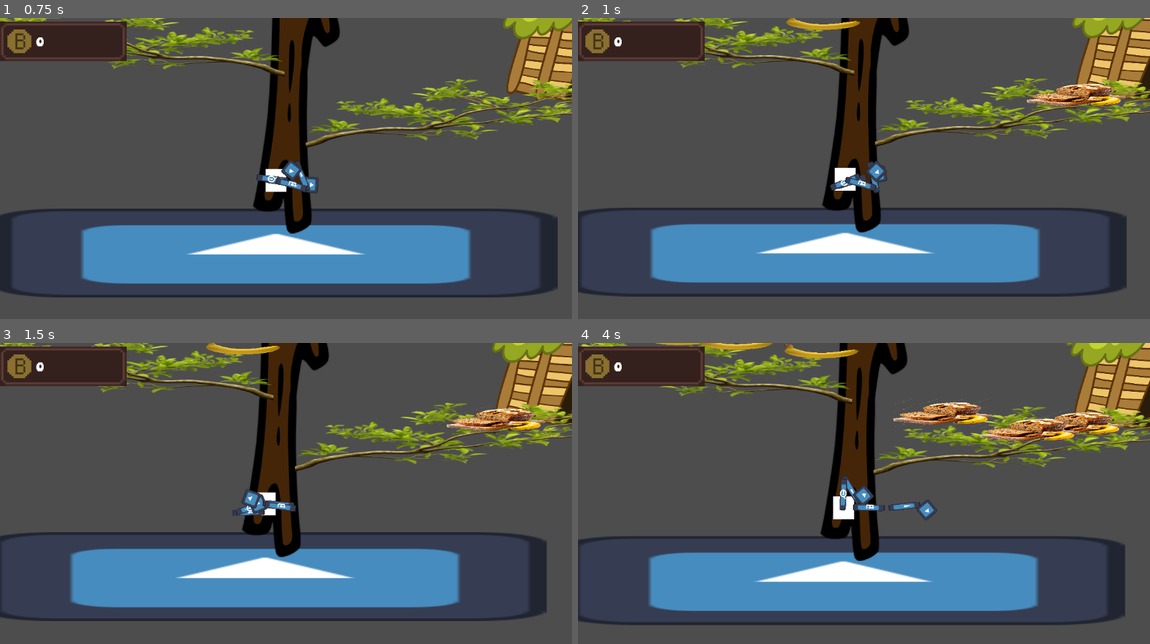
Above: before the commit, frames 1-4 (two rows, left to right).
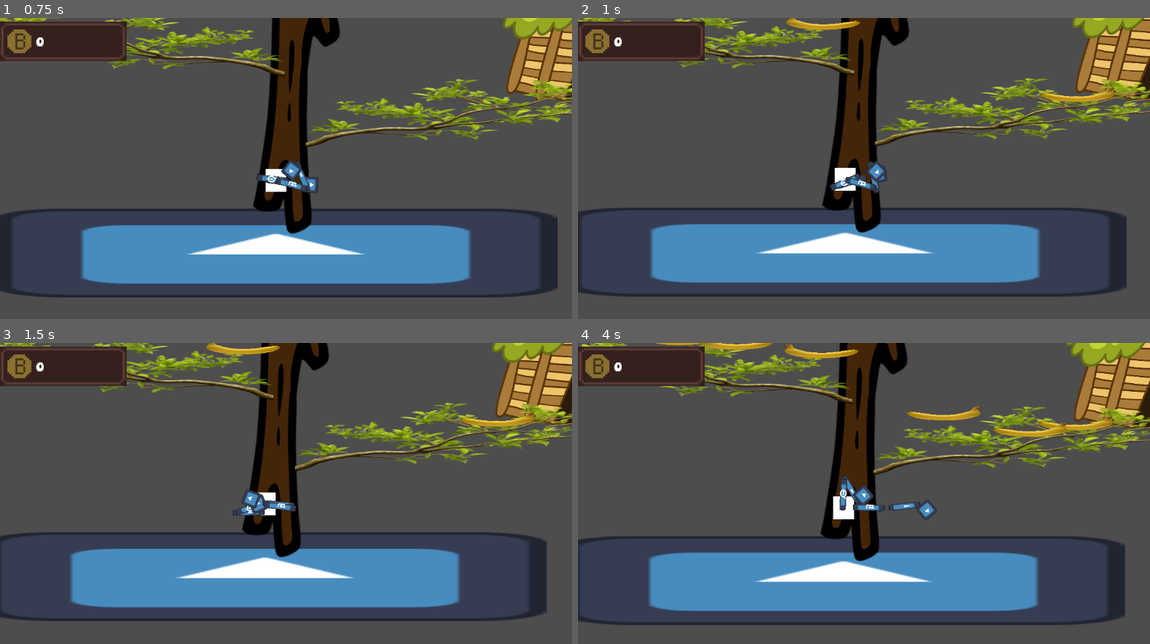
Above: after the commit, the same moments.

Repository: xjalder/banana-bar-bistro
Game: Godot game, scene res://logic/main.tscn
Same seed, same stepped clock (60 frames per second), same inputs: the game is played once before the commit and once after it. The engine's default icon, where the game draws it, is replaced by a stand-in: a white triangle on a blue panel in a dark square.
Inputs (mouse positions are in pixels of both pictures, inside the frame that each line leads up to):
- Up to frame 1 (0.75 s): move the mouse to (411, 162) at 0.52 s; hold E (right_arm) from 0.53 s (still down); hold S (crouch) from 0.53 s (still down)
- Up to frame 2 (1 s): keep holding E (right_arm); keep holding S (crouch); tap F (interact) at 0.8 s
- Up to frame 3 (1.5 s): move the mouse to (171, 520) at 1.27 s; release E (right_arm) at 1.28 s; release S (crouch) at 1.28 s; hold Q (left_arm) from 1.28 s (still down); tap F (interact) at 1.35 s
- Up to frame 4 (4 s): tap S (crouch) at 1.55, 3.05 s; move the mouse to (921, 433) at 2.02 s; release Q (left_arm) at 2.03 s; hold S (crouch) 2.03-2.78 s; hold E (right_arm) 2.03-3.53 s; tap F (interact) at 2.3, 2.85, 3.8 s; move the mouse to (835, 568) at 2.77 s; move the mouse to (1035, 550) at 3.52 s; hold Q (left_arm) from 3.53 s (still down); hold S (crouch) from 3.53 s (still down)

Frame 1 is identical in both runs. In frame 2, 0.8% of the frame differs, in the area x 78-96%, y 21-30%; in frame 3, 0.8%; in frame 4, 2.3%, in the area x 55-97%, y 19-34%.

Commit message:
Implemented giving monkey items

Diff:
--- /dev/null
+++ b/logic/input_handler.gd
@@ -0,0 +1,30 @@
+extends Node
+
+signal left_arm_interact_pressed
+
+signal right_arm_interact_pressed
+
+var q_timer : Timer
+var e_timer : Timer
+
+func _ready() -> void:
+	q_timer = setup_timer()
+	e_timer = setup_timer()
+
+func _input(event: InputEvent) -> void:
+	if event.is_action_pressed("left_arm"):
+		if q_timer.wait_time > 0:
+			left_arm_interact_pressed.emit()
+		else:
+			q_timer.start()
+	elif event.is_action_pressed("right_arm"):
+		if e_timer.wait_time > 0:
+			right_arm_interact_pressed.emit()
+
+func setup_timer() -> Timer:
+	var timer := Timer.new()
+	timer.autostart = false
+	timer.wait_time = 0.3
+	timer.one_shot = true
+	add_child(timer)
+	return timer
--- a/map/banana hut/banana_hut.gd
+++ b/map/banana hut/banana_hut.gd
@@ -79,8 +79,10 @@
 func _process(delta: float) -> void:
 	pass
 
-func _remove_monkey_with_order(order : Enums.Holdables) -> void:
+func _remove_monkey_with_order(order : Enums.Holdables) -> bool:
 	for i in range(len(monkeys)):
 		if monkeys[i] != null and monkeys[i].order == order:
 			_delete_monkey_at_index(i)
 			SignalBus.add_money.emit(Enums.OrderCost[order] * upgrades["money_multiplier"])
+			return true
+	return false
--- a/map/banana hut/hut_area.gd
+++ b/map/banana hut/hut_area.gd
@@ -1,8 +1,33 @@
 extends Area2D
 @onready var banana_hut: BananaHut = $".."
 
+var hands : Array[Hand] = []
+
 func _ready() -> void:
-	body_entered.connect(_on_area_2d_body_entered)
+	body_entered.connect(body_enter)
+	body_exited.connect(body_exit)
 
-func _on_area_2d_body_entered(body):
-	banana_hut._remove_monkey_with_order(Enums.Holdables.BANANA)
+func _process(delta: float) -> void:
+	for hand in hands:
+		var holdable : Enums.Holdables = Enums.Holdables.NONE
+		if hand.arm_action == "left_arm":
+			holdable = PlayerManager.left_hand_holding
+		elif hand.arm_action == "right_arm":
+			holdable = PlayerManager.right_hand_holding
+
+		if banana_hut._remove_monkey_with_order(holdable):
+			if hand.arm_action == "left_arm":
+				PlayerManager.left_hand_holding = Enums.Holdables.NONE
+			elif hand.arm_action == "right_arm":
+				PlayerManager.right_hand_holding = Enums.Holdables.NONE
+
+			if is_instance_valid(hand.held_item):
+				hand.held_item.queue_free()
+
+func body_enter(body : Node):
+	if body is Hand:
+		hands.append(body)
+
+func body_exit(body : Node):
+	if body is Hand:
+		hands.erase(body)
--- a/map/collect_area.gd
+++ b/map/collect_area.gd
@@ -36,6 +36,7 @@
 		fruit_sprite.scale *= 0.05
 		var hand = _get_valid_hand()
 		hand.add_child(fruit_sprite)
+		hand.held_item = fruit_sprite
 		if hand.arm_action == "left_arm":
 			PlayerManager.left_hand_holding = _get_holdable_from_growable()
 		elif hand.arm_action == "right_arm":
--- a/map/platform.gd
+++ b/map/platform.gd
@@ -5,28 +5,33 @@
 var grappling : bool
 var crouching : bool
 var num_arms_grappled : int = 0
-var queued_collision : bool
+var player_inside: bool
 
 func _ready() -> void:
 	body_entered.connect(body_enter)
 	body_exited.connect(body_exit)
 	SignalBus.grapple.connect(on_grapple)
+	SignalBus.ungrapple.connect(on_ungrapple)
 
 func body_enter(body : Node2D):
-	if crouching:
+	player_inside = true
+	if crouching or grappling:
 		return
 
 	var collision_dir = (body.global_position - platform_body.global_position).normalized()
 	if collision_dir.y < 0:
-		queued_collision = true
-		if not grappling:
-			_enable_collision()
+		_enable_collision()
 	else:
-		queued_collision = false
 		_disable_collision()
 
 func body_exit(_body : Node2D):
-	_enable_collision()
+	player_inside = false
+	if not crouching and not grappling:
+		_enable_collision()
+
+func _try_enable() -> void:
+	if not crouching and not grappling and not player_inside:
+		_enable_collision()
 
 func _enable_collision() -> void:
 	var platform_mask = 1 << 4
@@ -38,16 +43,14 @@
 
 func on_grapple() -> void:
 	num_arms_grappled = min(2, num_arms_grappled + 1)
-	if num_arms_grappled >= 1:
-		grappling = true
-		_disable_collision()
+	grappling = true
+	_disable_collision()
 
 func on_ungrapple() -> void:
 	num_arms_grappled = max(0, num_arms_grappled - 1)
 	if num_arms_grappled == 0:
 		grappling = false
-		if queued_collision:
-			_enable_collision()
+		_enable_collision()
 
 func _input(event: InputEvent) -> void:
 	if event.is_action_pressed("crouch"):
@@ -56,5 +59,4 @@
 
 	if event.is_action_released("crouch"):
 		crouching = false
-		if not grappling:
-			_enable_collision()
+		_try_enable()
--- a/map/tree.tscn
+++ b/map/tree.tscn
@@ -24,7 +24,6 @@
 [node name="Branch7" parent="." unique_id=1440954605 instance=ExtResource("2_g2vli")]
 position = Vector2(1378.3071, 477.5)
 scale = Vector2(5, 0.5)
-growable = 2
 
 [node name="Branch2" parent="." unique_id=637252882 instance=ExtResource("2_g2vli")]
 position = Vector2(-1330.1455, -267.125)
--- a/player/hand.gd
+++ b/player/hand.gd
@@ -2,6 +2,7 @@
 
 var grabbing : bool
 var arm_action : String
+var held_item : Sprite2D
 
 # Called every frame. 'delta' is the elapsed time since the previous frame.
 func _physics_process(delta: float) -> void:
--- a/player/player.gd
+++ b/player/player.gd
@@ -16,7 +16,7 @@
 	SignalBus.ungrapple.connect(on_ungrapple)
 
 func _physics_process(delta: float) -> void:
-	if grappled or (walk_left_held and walk_right_held):
+	if body.get_contact_count() < 1 or (grappled or (walk_left_held and walk_right_held)):
 		return
 
 	if walk_left_held:
--- a/player/player.tscn
+++ b/player/player.tscn
@@ -27,7 +27,7 @@
 collision_mask = 17
 mass = 500.0
 contact_monitor = true
-max_contacts_reported = 1
+max_contacts_reported = 2
 script = ExtResource("1_i3pqv")
 left_arm = NodePath("../LeftArm")
 right_arm = NodePath("../RightArm")
--- a/project.godot
+++ b/project.godot
@@ -21,6 +21,7 @@
 SignalBus="*uid://bhq51dwmcoap8"
 GameManager="*res://logic/game_manager.gd"
 PlayerManager="*uid://v0a7pysx8ijb"
+InputHandler="*uid://clqlxs4v28vvr"
 
 [dotnet]
 
Not shown, added: logic/input_handler.gd.uid
